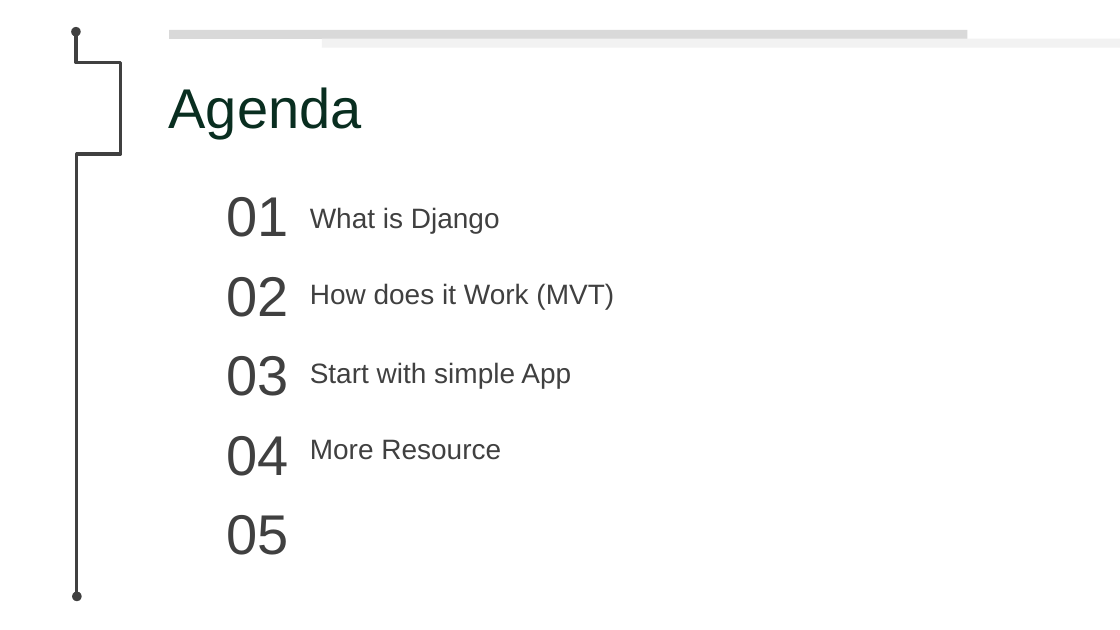
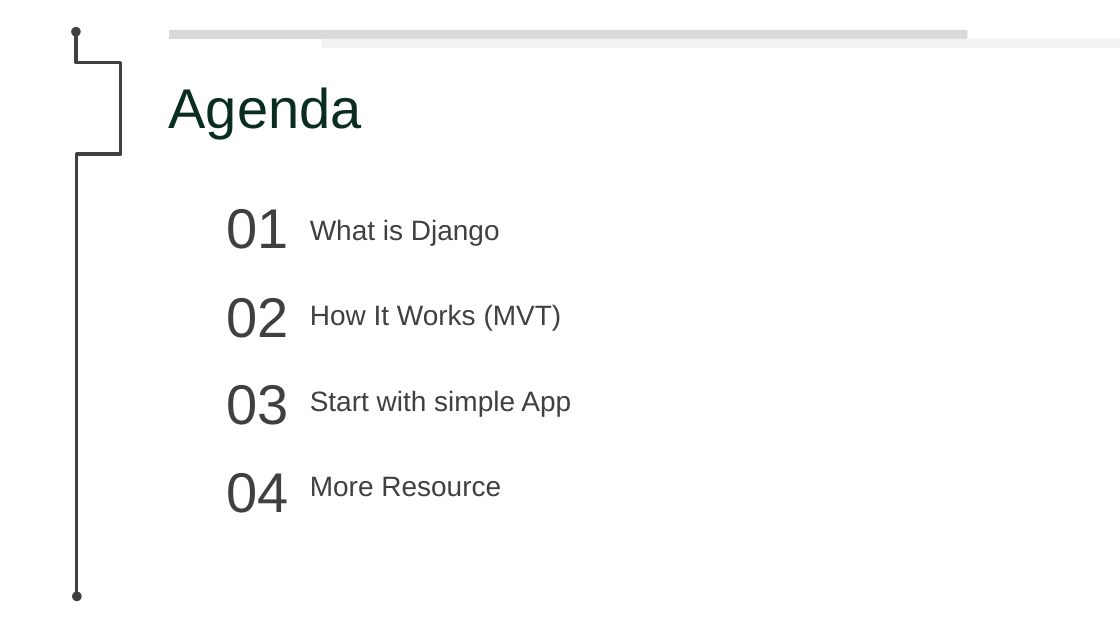
Before and after one commit to yao1222/bmi_app, a slide deck: slide 2 of Django.pptx. Drawn at 1120x630 pixels with LibreOffice and Linux fonts; fonts in the diff are those of the drawing. Boxes give left, top, right and bottom in pixels: in the first picture for what was removed or moved away, otherwise in the second. Text is boxed around its words. In the diff, an @@ line names an element or a change of style, - is before the commit and + after.

```diff
--- a/Django.pptx
+++ b/Django.pptx
@@ text "01": place and size @@
-text "01" at bbox=[226, 197, 288, 237]
+text "01" at bbox=[226, 209, 288, 249]
@@ text "What is Django": place and size @@
-text "What is Django" at bbox=[310, 207, 500, 233]
+text "What is Django" at bbox=[310, 219, 500, 245]
@@ text "02": place and size @@
-text "02" at bbox=[226, 277, 288, 317]
+text "02" at bbox=[226, 298, 288, 338]
@@ text at bbox=[310, 304, 562, 330]: text changed @@
-How does it Work (MVT)
+How It Works (MVT)
@@ text "03": place and size @@
-text "03" at bbox=[226, 356, 288, 396]
+text "03" at bbox=[226, 385, 288, 425]
@@ text "Start with simple App": place and size @@
-text "Start with simple App" at bbox=[310, 362, 571, 388]
+text "Start with simple App" at bbox=[310, 390, 571, 417]
@@ text "04": place and size @@
-text "04" at bbox=[226, 436, 288, 476]
+text "04" at bbox=[226, 473, 288, 513]
@@ text "More Resource": place and size @@
-text "More Resource" at bbox=[310, 439, 501, 460]
+text "More Resource" at bbox=[310, 476, 501, 497]
@@ text removed at bbox=[226, 515, 288, 555] @@
-05
```
Also in this commit, not shown: 8 other slides changed, 12 slides added, 6 slides removed.
